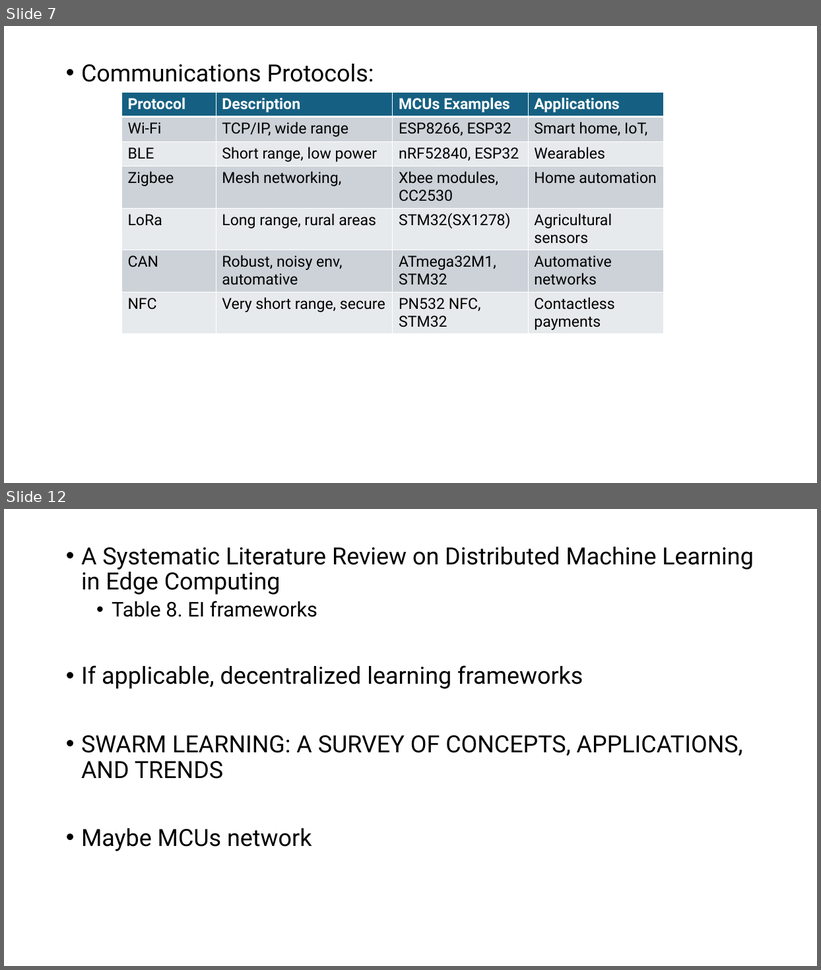
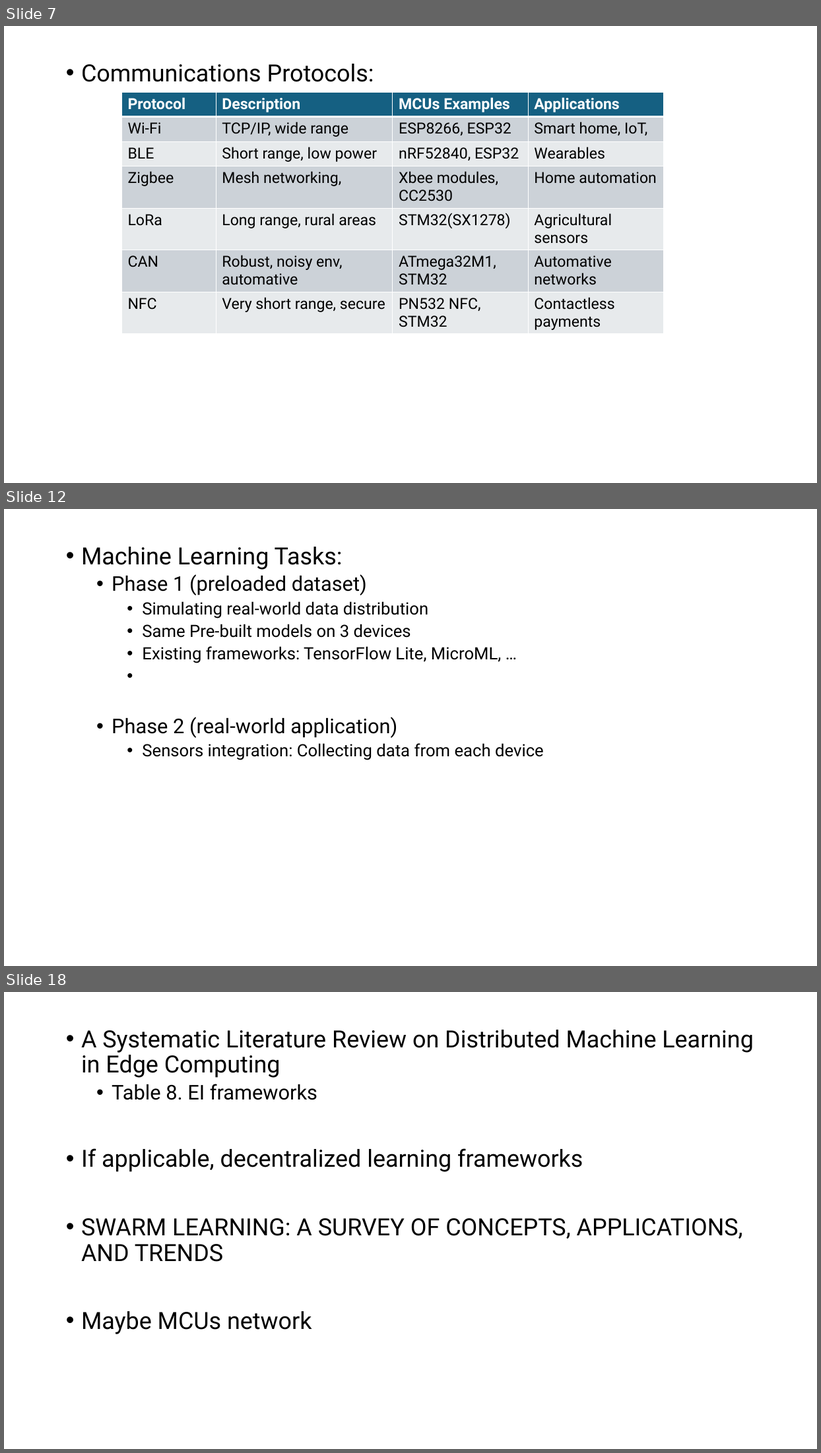
Before and after one commit to GXG-CS/on_device_learning, a slide deck: Swarm TinyML.pptx. Shown one above the other, each under a label of ours: slides 7 and 12 before the commit, slides 7, 12 and 18 after it; the slides between them are not shown. The pictures are 821x970 and 821x1453 pixels, drawn with LibreOffice and Linux fonts; fonts in the diff are those of the drawing. Boxes give left, top, right and bottom in pixels: in the first picture for what was removed or moved away, otherwise in the second. Text is boxed around its words. In the diff, an @@ line names an element or a change of style, - is before the commit and + after.

```diff
--- a/Swarm TinyML.pptx
+++ b/Swarm TinyML.pptx
@@ slide 12 added at [4,509,817,966], background #FFFFFF @@
@@ text added at [81,547,544,760], 20 pt, text #000000 @@
+• Machine Learning Tasks:
+  • Phase 1 (preloaded dataset)
+    • Simulating real-world data distribution
+    • Same Pre-built models on 3 devices
+    • Existing frameworks: TensorFlow Lite, MicroML, …
+  • Phase 2 (real-world application)
+    • Sensors integration: Collecting data from each device
@@ what was slide 12 is now slide 18 @@
```
Also in this commit, not shown: 10 other slides added.
